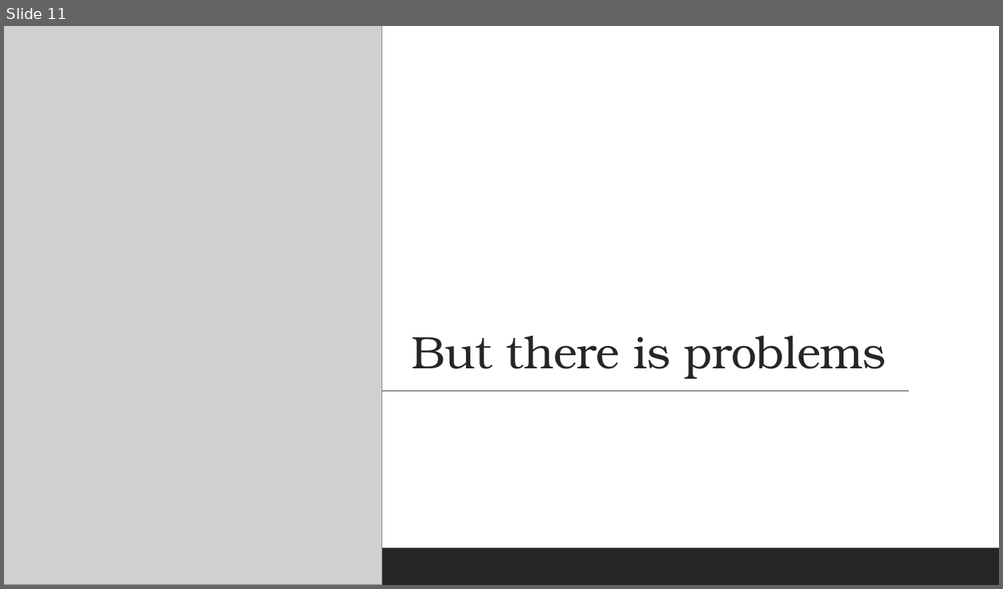
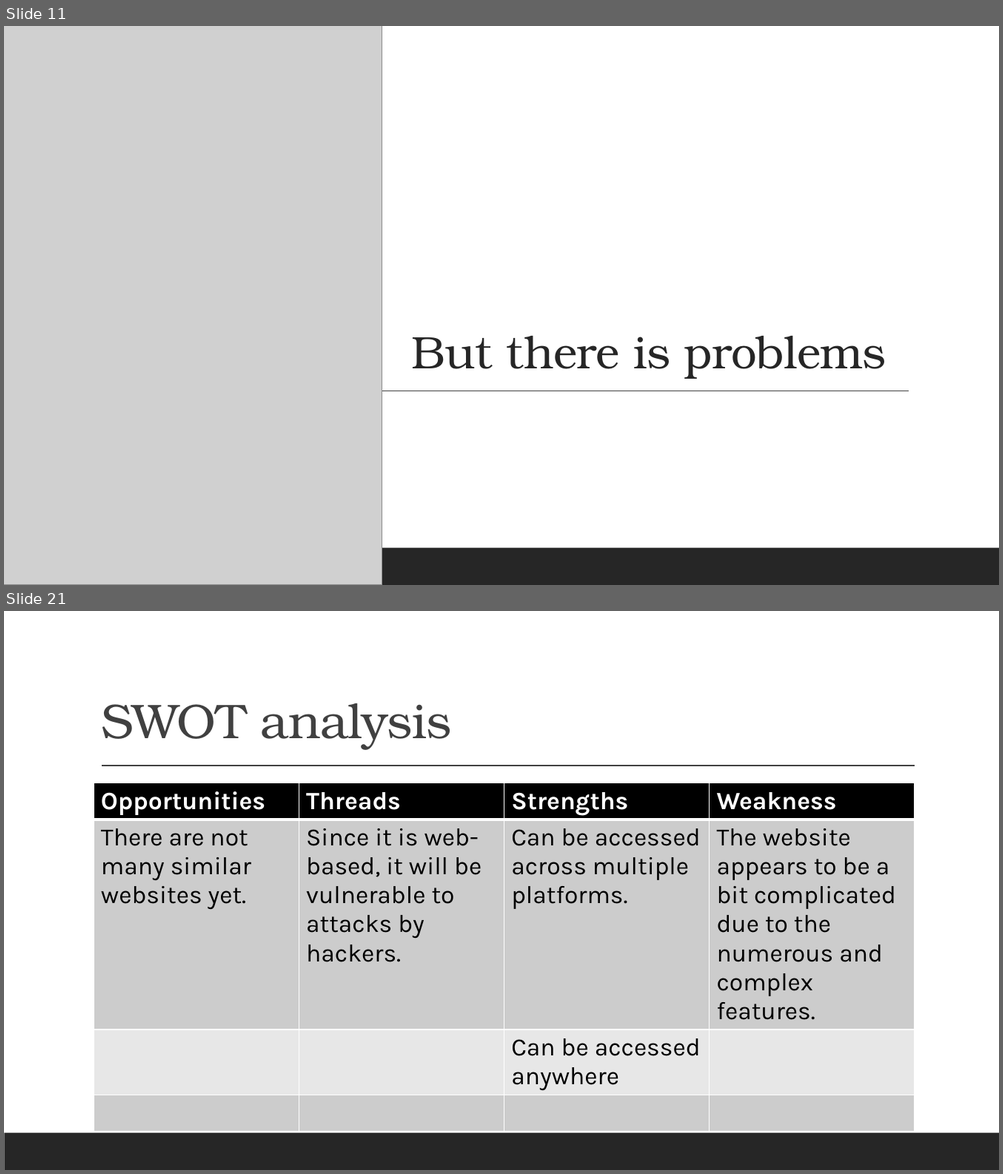
Before and after one commit to Brevalda1/financebrevaldabaru, a slide deck: ONLINE COMPANY EXPENSE RECORDING WEBSITE BASED ON MULTI-COMPANY.pptx. Shown one above the other, each under a label of ours: slide 11 before the commit, slides 11 and 21 after it; the slides between them are not shown. The pictures are 1003x589 and 1003x1174 pixels, drawn with LibreOffice and Linux fonts; fonts in the diff are those of the drawing; grey boxes stand for pictures. Boxes give left, top, right and bottom in pixels: in the first picture for what was removed or moved away, otherwise in the second. Text is boxed around its words. In the diff, an @@ line names an element or a change of style, - is before the commit and + after.

```diff
--- a/ONLINE COMPANY EXPENSE RECORDING WEBSITE BASED ON MULTI-COMPANY.pptx
+++ b/ONLINE COMPANY EXPENSE RECORDING WEBSITE BASED ON MULTI-COMPANY.pptx
@@ slide 21 added at [4, 611, 999, 1170], background #FFFFFF; not listed: 1 template element that a slide beside it also shows @@
@@ title added at [101, 703, 451, 750], 47 pt, text #404040 @@
+SWOT analysis
@@ table added at [94, 783, 914, 1112], 4 rows, 4 columns @@
+Opportunities | Threads | Strengths | Weakness
+There are not many similar websites yet. | Since it is web-based, it will be vulnerable to attacks by hackers. | Can be accessed across multiple platforms. | The website appears to be a bit complicated due to the numerous and complex features.
+ |  | Can be accessed anywhere | 
+ |  |  | 
@@ line added from (102, 766) to (915, 766), #404040 1 pt @@
```
Also in this commit, not shown: 14 other slides added, 2 slides removed, 1 other file.
